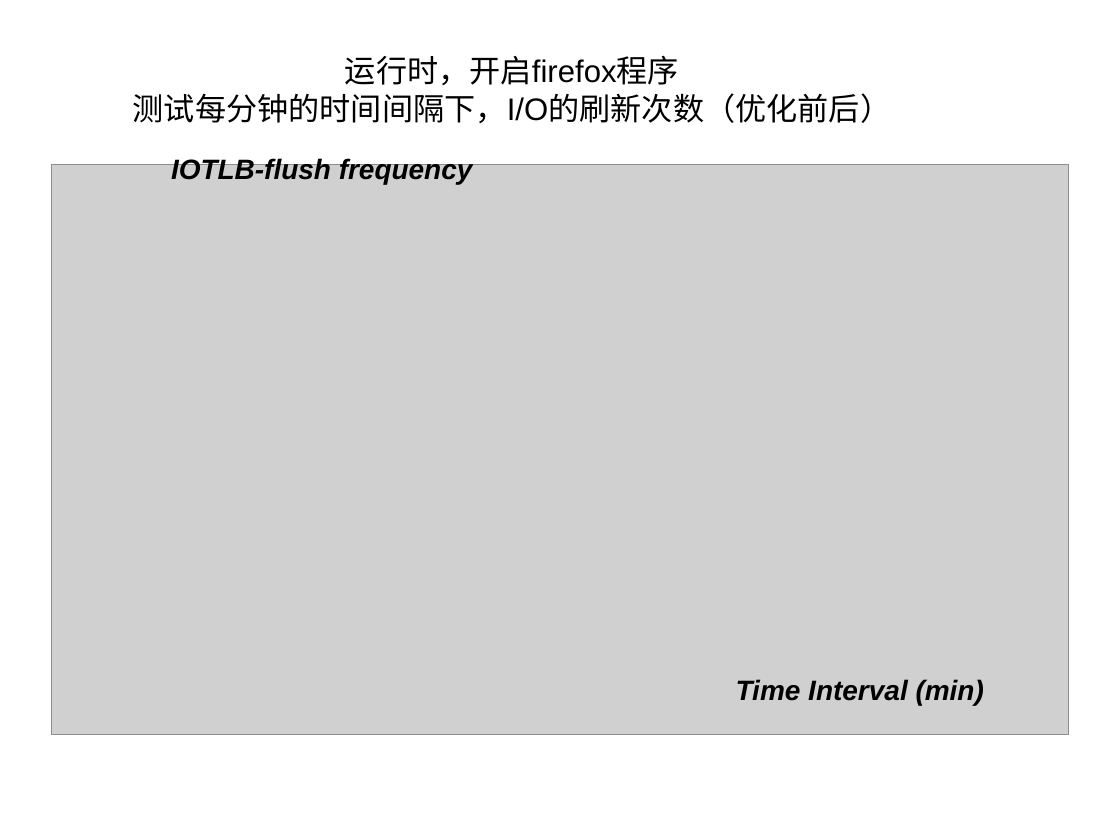
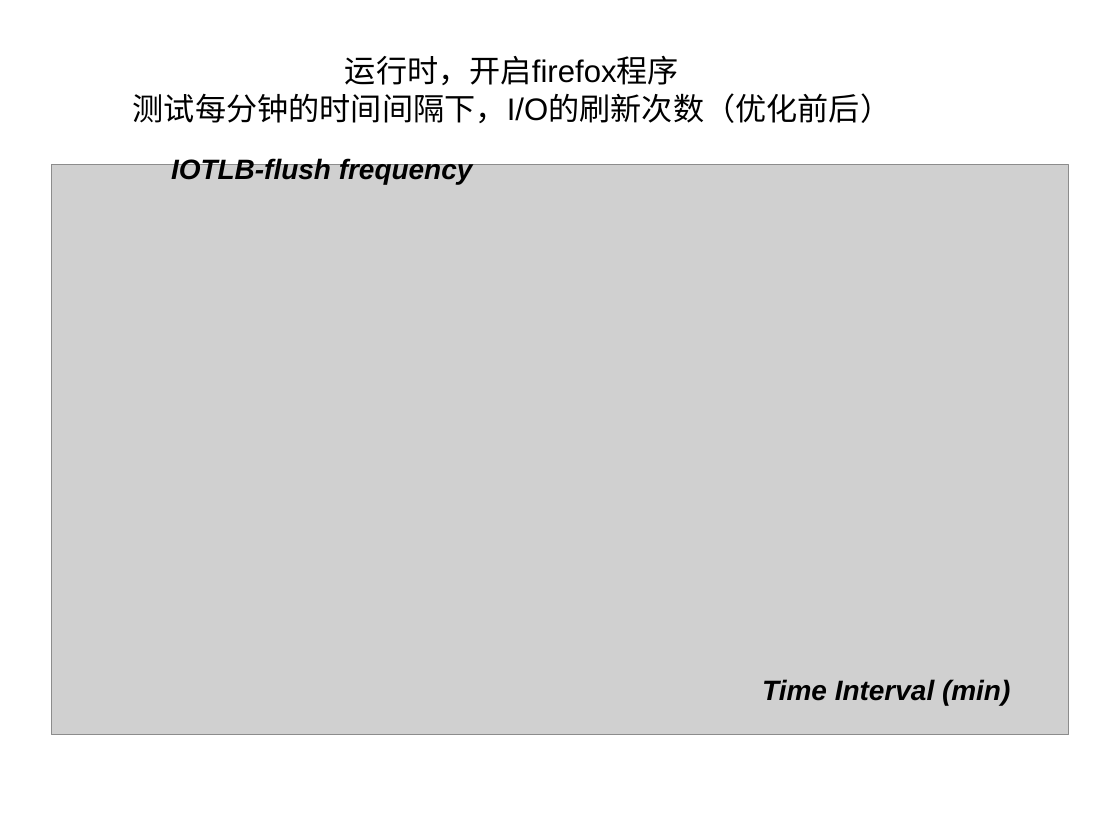
Before and after one commit to strongerwill/FastIO, a slide deck: slide 1 of doc/paper/micro_benchmark.ppt. Drawn at 1120x840 pixels with LibreOffice and Linux fonts; fonts in the diff are those of the drawing; grey boxes stand for pictures. Boxes give left, top, right and bottom in pixels: in the first picture for what was removed or moved away, otherwise in the second. Text is boxed around its words. In the diff, an @@ line names an element or a change of style, - is before the commit and + after.

```diff
--- a/doc/paper/micro_benchmark.ppt
+++ b/doc/paper/micro_benchmark.ppt
@@ text "Time Interval (min)" moved from (x1=736, y1=679, x2=984, y2=705) to (x1=762, y1=679, x2=1010, y2=705) @@
```
Also in this commit, not shown: 1 other slide changed, 11 other files.
